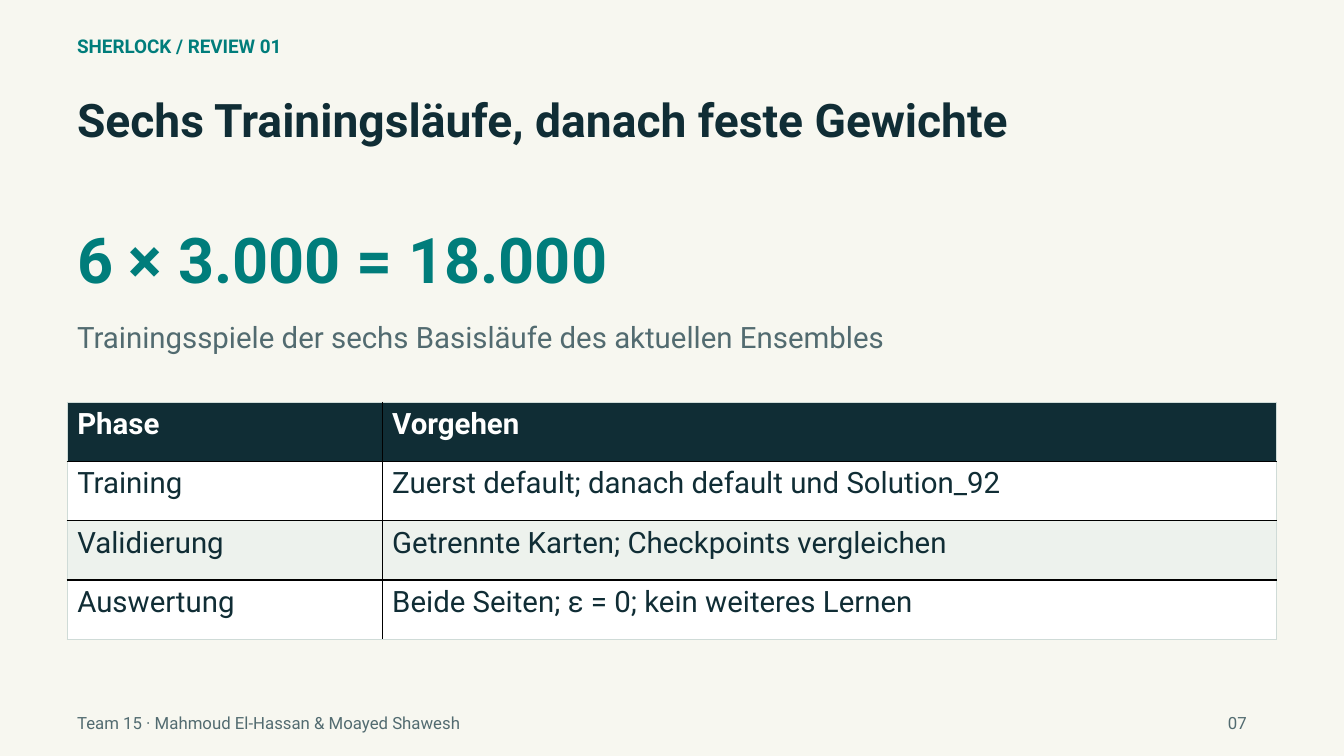
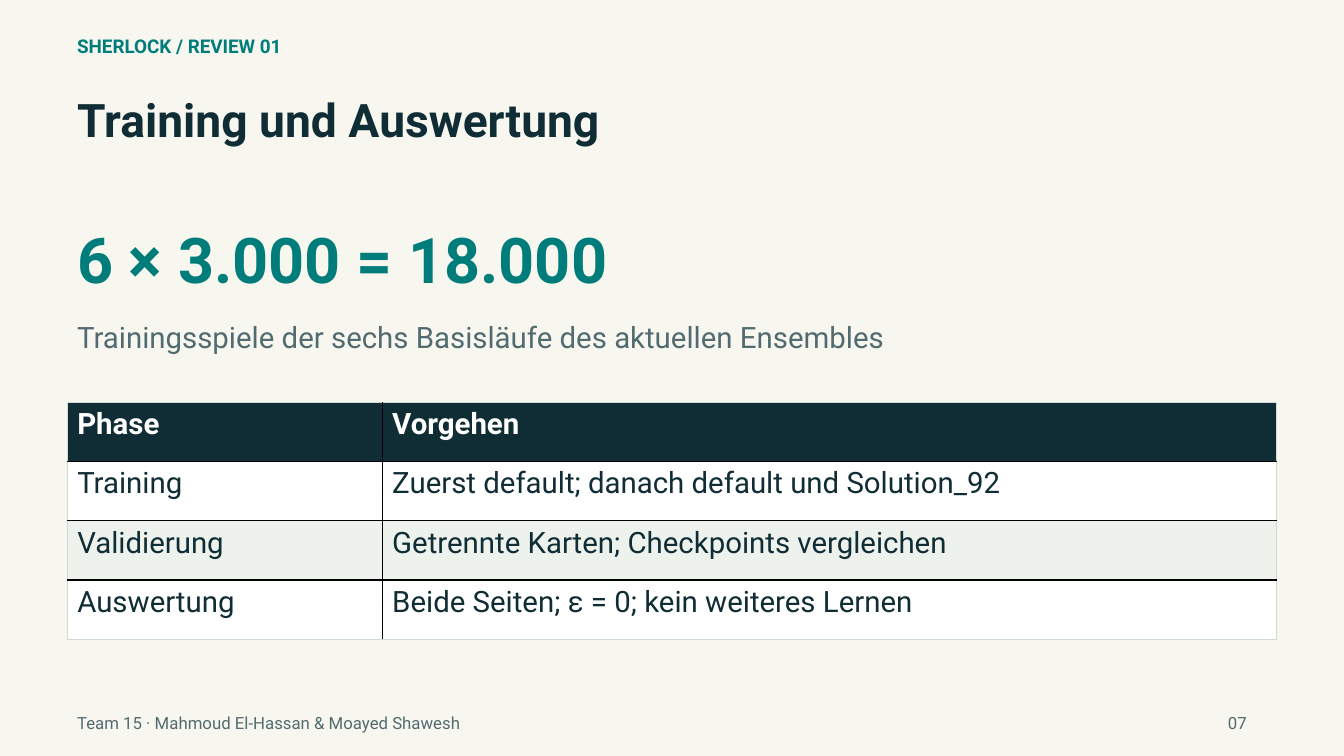
Before and after one commit to elhassanmahmoud/sherlock-luxAI-team15, a slide deck: slide 7 of docs/presentation/Sherlock_Review_16-10-2026.pptx. Drawn at 1344x756 pixels with LibreOffice and Linux fonts; fonts in the diff are those of the drawing. Boxes give left, top, right and bottom in pixels: in the first picture for what was removed or moved away, otherwise in the second. Text is boxed around its words. In the diff, an @@ line names an element or a change of style, - is before the commit and + after.

```diff
--- a/docs/presentation/Sherlock_Review_16-10-2026.pptx
+++ b/docs/presentation/Sherlock_Review_16-10-2026.pptx
@@ text at (77,102,599,147): text changed @@
-Sechs Trainingsläufe, danach feste Gewichte
+Training und Auswertung
```
Also in this commit, not shown: 11 other slides changed, 6 other files.
